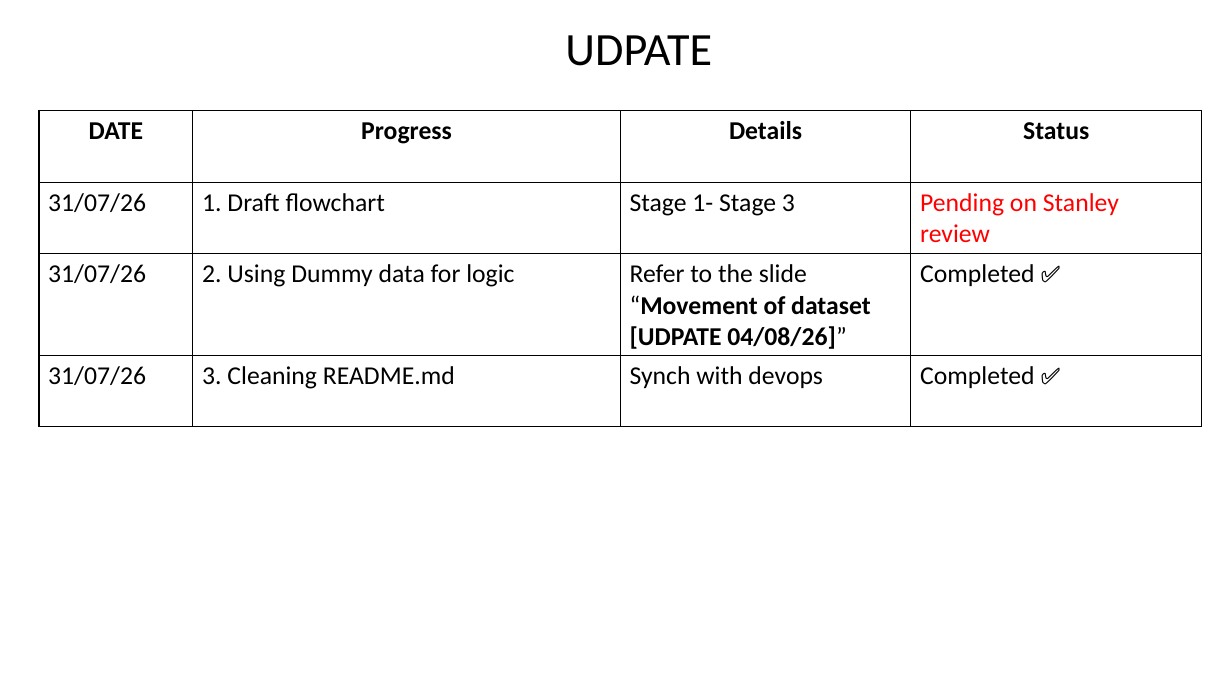
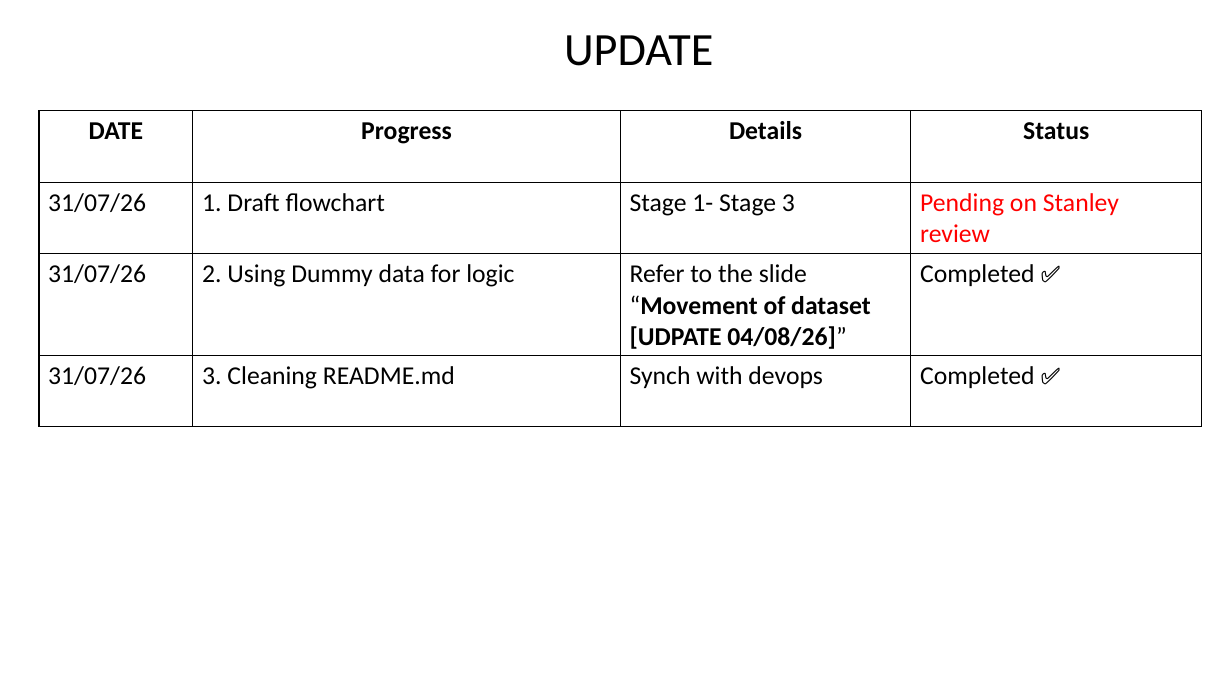
Before and after one commit to Syaziyah30/DeviceCluster, a slide deck: slide 6 of 1.training_model/supplementary/Device Identifier 20260717.pptx. Drawn at 1232x693 pixels with LibreOffice and Linux fonts; fonts in the diff are those of the drawing. Boxes give left, top, right and bottom in pixels: in the first picture for what was removed or moved away, otherwise in the second. Text is boxed around its words. In the diff, an @@ line names an element or a change of style, - is before the commit and + after.

```diff
--- a/1.training_model/supplementary/Device Identifier 20260717.pptx
+++ b/1.training_model/supplementary/Device Identifier 20260717.pptx
@@ text at <box>564,35,713,66</box>: text changed @@
-UDPATE
+UPDATE
```
Also in this commit, not shown: 6 other slides changed, 1 slide added, 3 other files.
